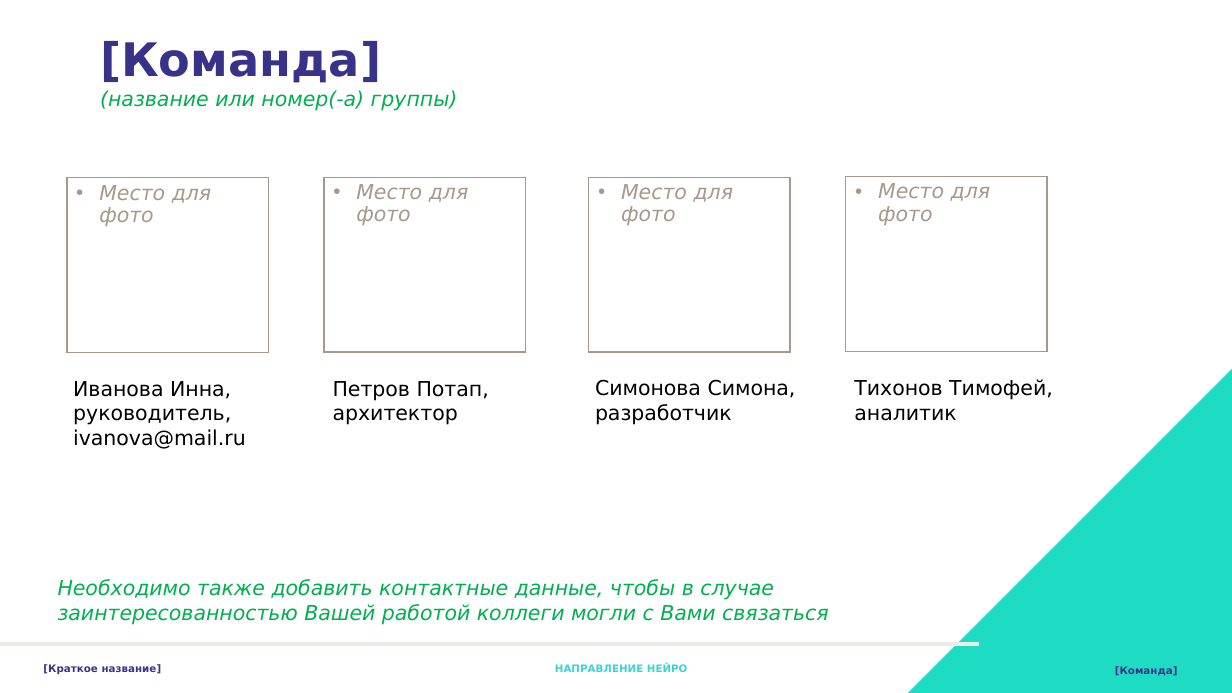
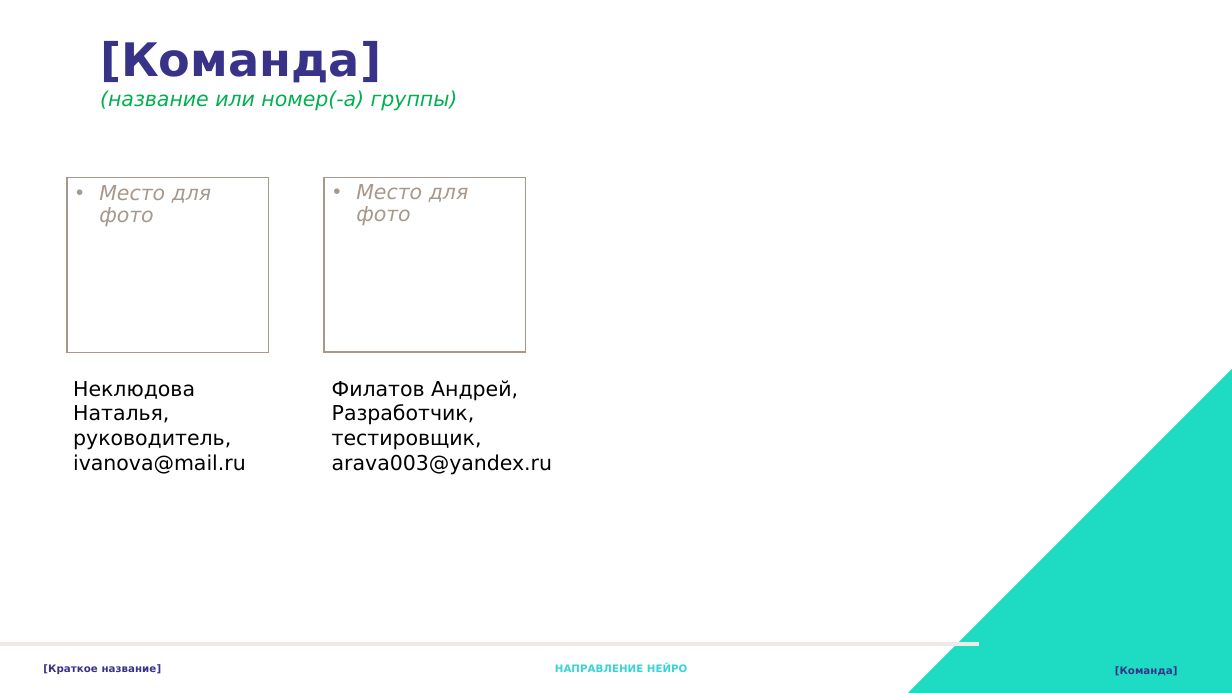
Before and after one commit to Arava003/kalashnikov_project, a slide deck: slide 9 of Шаблон для Нейро для защиты.pptx. Drawn at 1232x693 pixels with LibreOffice and Linux fonts; fonts in the diff are those of the drawing. Boxes give left, top, right and bottom in pixels: in the first picture for what was removed or moved away, otherwise in the second. Text is boxed around its words. In the diff, an @@ line names an element or a change of style, - is before the commit and + after.

```diff
--- a/Шаблон для Нейро для защиты.pptx
+++ b/Шаблон для Нейро для защиты.pptx
@@ rectangle removed at (589, 177, 790, 352) @@
-• Место для фото
@@ rectangle removed at (846, 177, 1047, 351) @@
-• Место для фото
@@ text at (73, 381, 195, 423): text changed @@
-Иванова Инна,
+Неклюдова Наталья,
@@ text at (332, 380, 552, 475): text changed @@
-Петров Потап,
-архитектор
+Филатов Андрей,
+Разработчик, тестировщик,
+arava003@yandex.ru
@@ text removed at (595, 379, 796, 425) @@
-Симонова Симона,
-разработчик
@@ text removed at (854, 379, 1053, 421) @@
-Тихонов Тимофей,
-аналитик
@@ text removed at (58, 579, 829, 625) @@
-Необходимо также добавить контактные данные, чтобы в случае заинтересованностью Вашей работой коллеги могли с Вами связаться
```
Also in this commit, not shown: 6 other slides changed, 28 other files.
